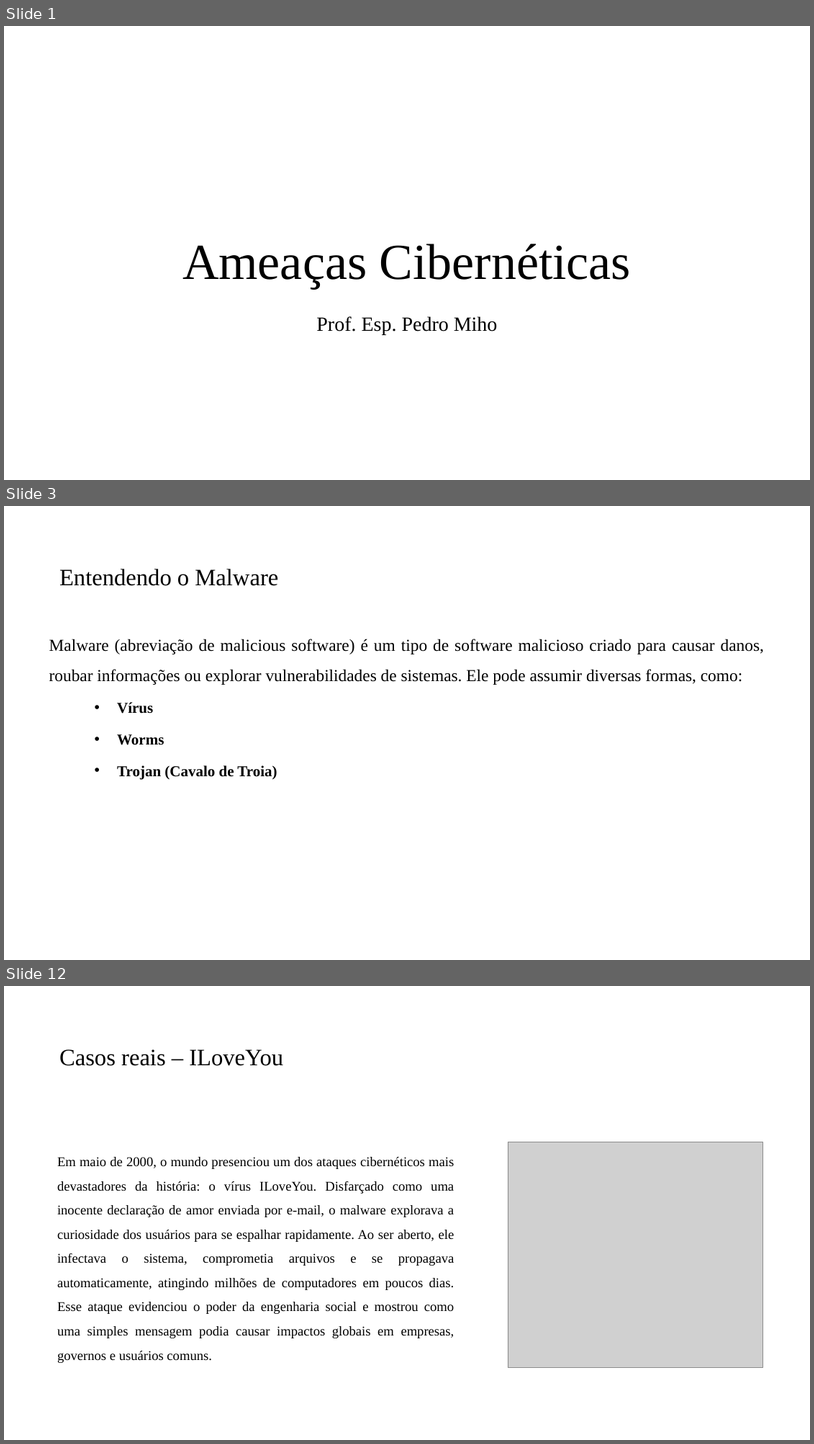
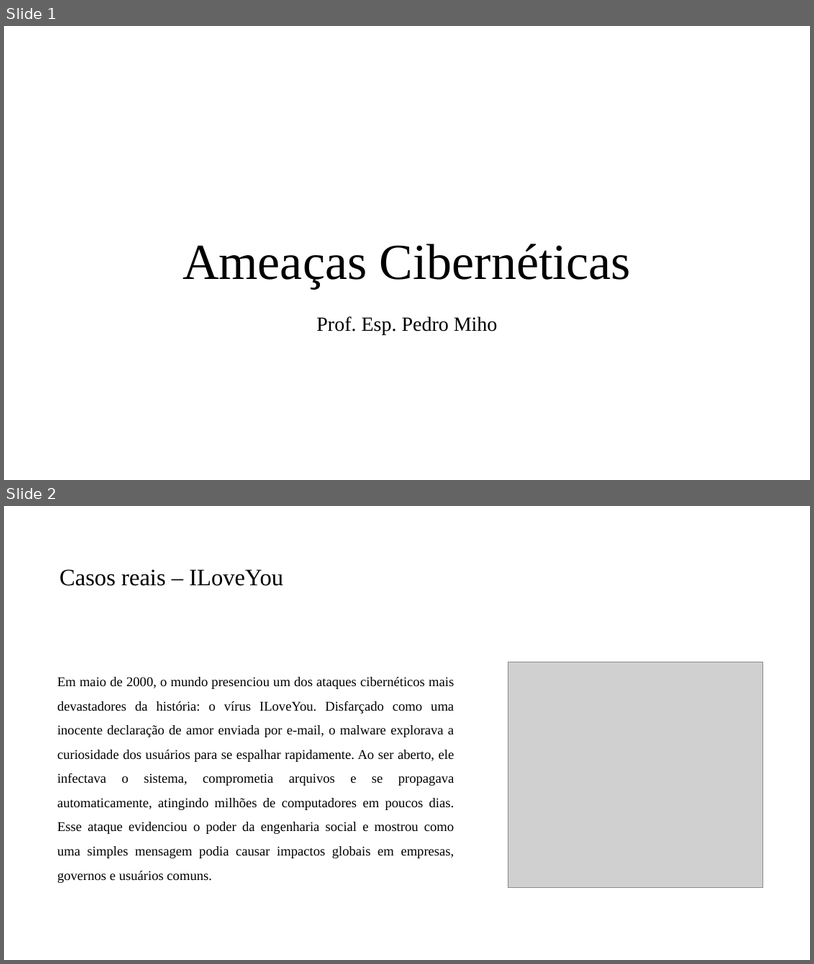
Before and after one commit to PedroMiho/UMC, a slide deck: Projeto de Software e Segurança da Informação - 2025/Segurança da Informação/Aula 02 - Ameaças Ciberneticas/Ameaças Ciberneticas1.pptx. Shown one above the other, each under a label of ours: slides 1, 3 and 12 before the commit, slides 1 and 2 after it; the slides between them are not shown. The pictures are 814x1444 and 814x964 pixels, drawn with LibreOffice and Linux fonts; fonts in the diff are those of the drawing; grey boxes stand for pictures; background and template pictures are left out. Boxes give left, top, right and bottom in pixels: in the first picture for what was removed or moved away, otherwise in the second. Text is boxed around its words. In the diff, an @@ line names an element or a change of style, - is before the commit and + after.

```diff
--- a/Projeto de Software e Segurança da Informação - 2025/Segurança da Informação/Aula 02 - Ameaças Ciberneticas/Ameaças Ciberneticas1.pptx
+++ b/Projeto de Software e Segurança da Informação - 2025/Segurança da Informação/Aula 02 - Ameaças Ciberneticas/Ameaças Ciberneticas1.pptx
@@ slide 3 removed at [4, 506, 810, 960], background #FFFFFF @@
@@ title removed at [59, 569, 278, 586] @@
-Entendendo o Malware
@@ text removed at [49, 638, 764, 779] @@
-Malware (abreviação de malicious software) é um tipo de software malicioso criado para causar danos, roubar informações ou explorar vulnerabilidades de sistemas. Ele pode assumir diversas formas, como:
-  • Vírus
-  • Worms
-  • Trojan (Cavalo de Troia)
@@ what was slide 12 is now slide 2 @@
```
Also in this commit, not shown: 9 other slides removed.
